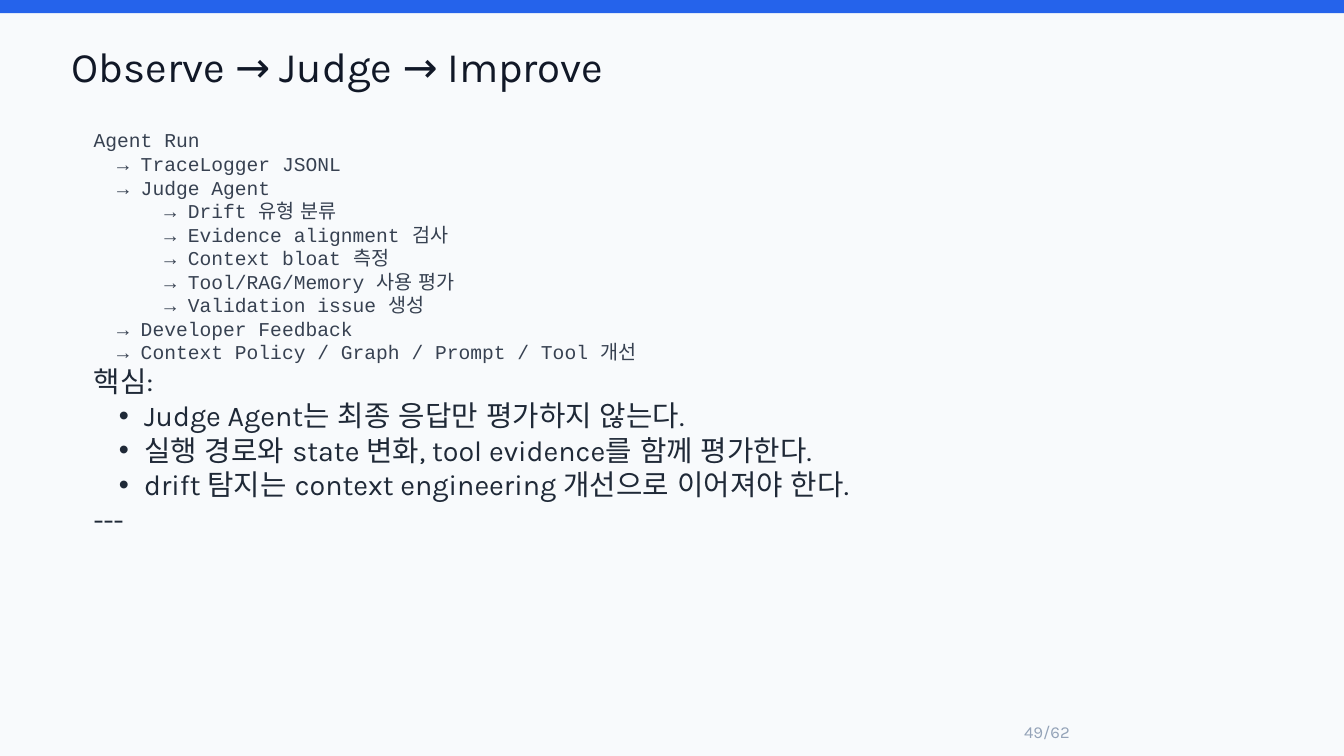
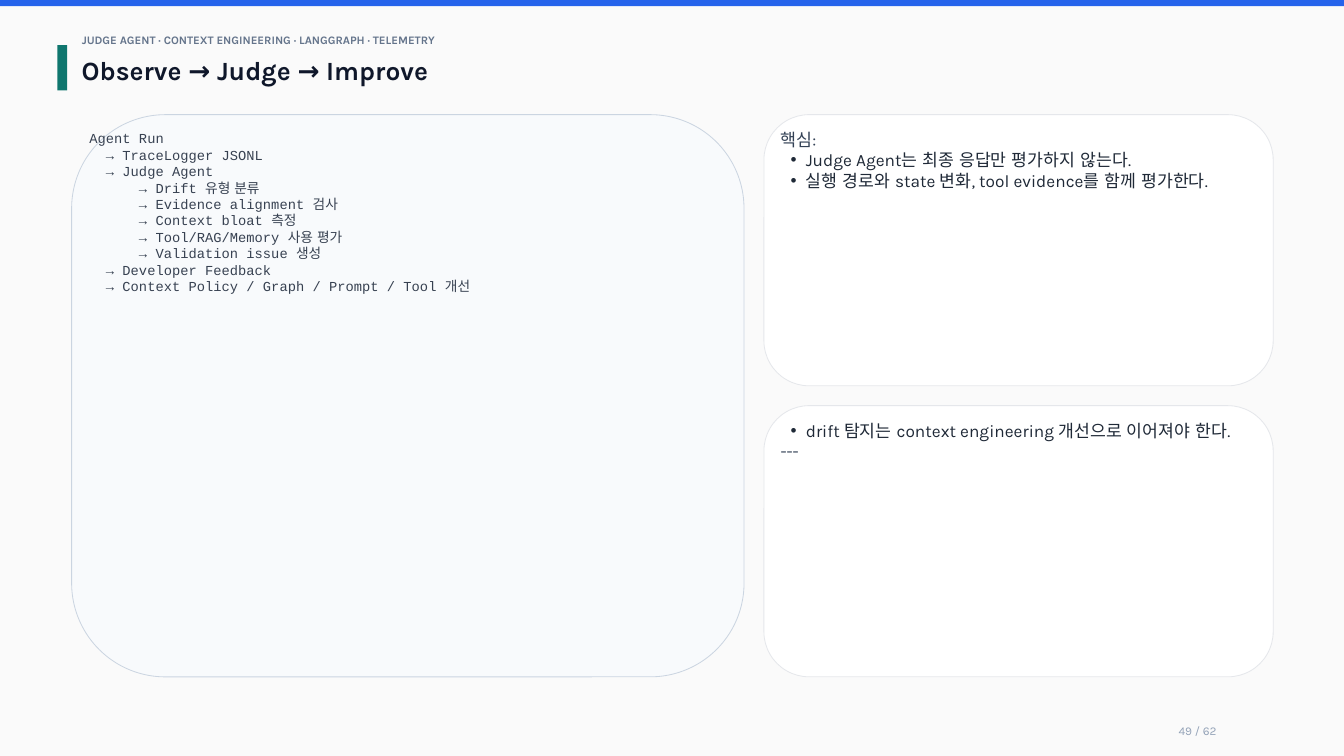
Before and after one commit to lesh915/judge-agent, a slide deck: slide 49 of docs/JUDGE_AGENT_CONTEXT_ENGINEERING_TECH_PRESENTATION.pptx. Drawn at 1344x756 pixels with LibreOffice and Linux fonts; fonts in the diff are those of the drawing. Boxes give left, top, right and bottom in pixels: in the first picture for what was removed or moved away, otherwise in the second. Text is boxed around its words. In the diff, an @@ line names an element or a change of style, - is before the commit and + after.

Commit message:
docs: refine presentation pptx layout

```diff
--- a/docs/JUDGE_AGENT_CONTEXT_ENGINEERING_TECH_PRESENTATION.pptx
+++ b/docs/JUDGE_AGENT_CONTEXT_ENGINEERING_TECH_PRESENTATION.pptx
@@ rectangle resized from (x1=0, y1=0, x2=1344, y2=13) to (x1=0, y1=0, x2=1344, y2=6) @@
@@ rectangle at (x1=0, y1=0, x2=1344, y2=756): fill #F8FAFC to #FAFAFA; outline none to #FAFAFA 0.6 pt @@
@@ rectangle added at (x1=57, y1=45, x2=68, y2=91), fill #0F766E @@
@@ text "Observe → Judge → Improve" moved from (x1=72, y1=53, x2=603, y2=93) to (x1=82, y1=62, x2=428, y2=86) @@
@@ text "Observe → Judge → Improve" at (x1=82, y1=62, x2=428, y2=86): size 30 to 18.8 pt, text colour #111827 to #0F172A, bold on @@
@@ text added at (x1=82, y1=36, x2=435, y2=44), 8.2 pt, text #64748B, bold @@
+JUDGE AGENT · CONTEXT ENGINEERING · LANGGRAPH · TELEMETRY
@@ rounded rectangle added at (x1=72, y1=115, x2=744, y2=678), fill #F8FAFC, outline #CBD5E1 0.6 pt @@
@@ rounded rectangle added at (x1=764, y1=115, x2=1273, y2=386), fill #FFFFFF, outline #E5E7EB 0.6 pt @@
@@ text at (x1=89, y1=134, x2=470, y2=294): text changed; size 14 to 9.8 pt @@
-Agent Run
-→ TraceLogger JSONL
-→ Judge Agent
-→ Drift 유형 분류
-→ Evidence alignment 검사
-→ Context bloat 측정
-→ Tool/RAG/Memory 사용 평가
-→ Validation issue 생성
-→ Developer Feedback
-→ Context Policy / Graph / Prompt / Tool 개선
-핵심:
-• Judge Agent는 최종 응답만 평가하지 않는다.
-• 실행 경로와 state 변화, tool evidence를 함께 평가한다.
-• drift 탐지는 context engineering 개선으로 이어져야 한다.
----
+Agent Run
+→ TraceLogger JSONL
+→ Judge Agent
+→ Drift 유형 분류
+→ Evidence alignment 검사
+→ Context bloat 측정
+→ Tool/RAG/Memory 사용 평가
+→ Validation issue 생성
+→ Developer Feedback
+→ Context Policy / Graph / Prompt / Tool 개선
@@ text added at (x1=781, y1=131, x2=1208, y2=189), 12.3 pt, text #1F2937 @@
+핵심:
+• Judge Agent는 최종 응답만 평가하지 않는다.
+• 실행 경로와 state 변화, tool evidence를 함께 평가한다.
@@ rounded rectangle added at (x1=764, y1=405, x2=1273, y2=677), fill #FFFFFF, outline #E5E7EB 0.6 pt @@
@@ text added at (x1=806, y1=422, x2=1230, y2=441), 12.3 pt, text #1F2937 @@
+• drift 탐지는 context engineering 개선으로 이어져야 한다.
+---
@@ text at (x1=1179, y1=727, x2=1217, y2=735): text changed; size 12 to 8.5 pt @@
-49/62
+49 / 62
```
Also in this commit, not shown: 61 other slides changed.
